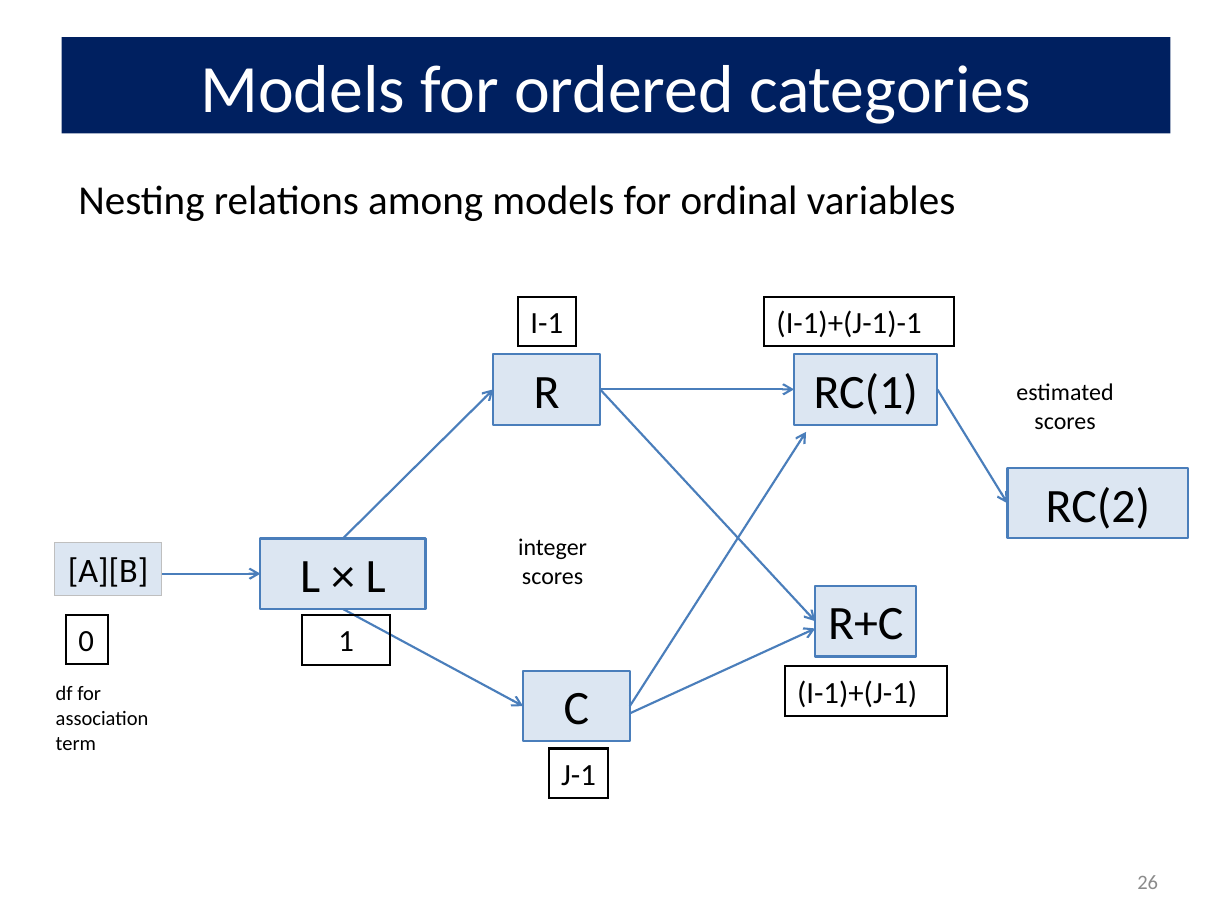
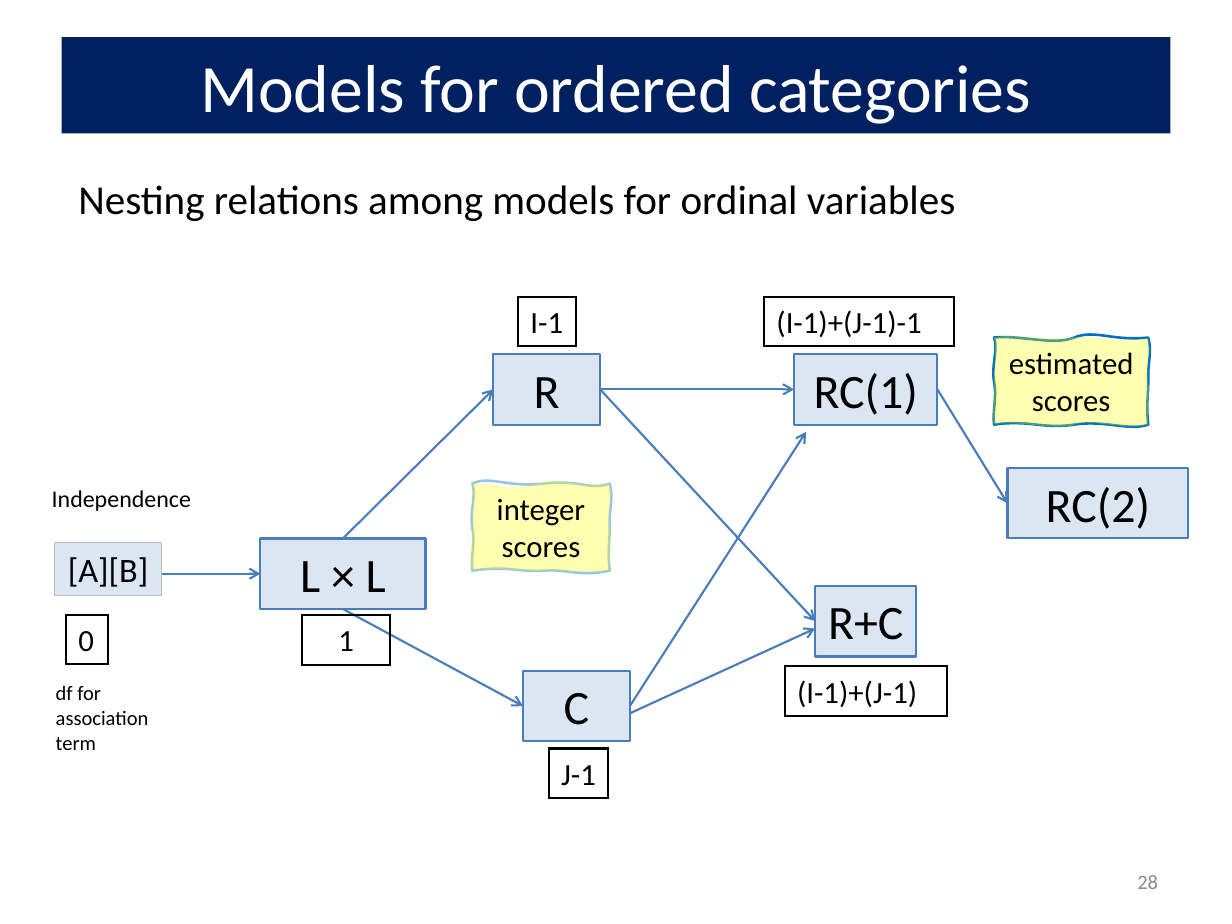
Before and after one commit to friendly/psy6136, a slide deck: slide 28 of docs/lectures/08-Loglin2.pptx (slide 26 before the commit). Drawn at 1232x924 pixels with LibreOffice and Linux fonts; fonts in the diff are those of the drawing. Boxes give left, top, right and bottom in pixels: in the first picture for what was removed or moved away, otherwise in the second. Text is boxed around its words. In the diff, an @@ line names an element or a change of style, - is before the commit and + after.

```diff
--- a/docs/lectures/08-Loglin2.pptx
+++ b/docs/lectures/08-Loglin2.pptx
@@ freeform shape added at [994, 338, 1148, 425], fill #FFFF00 at 30% opacity, outline #0070C0 1.5 pt, 18 pt, text #000000 @@
+estimated scores
@@ text removed at [1016, 383, 1113, 429] @@
-estimated scores
@@ text added at [52, 490, 191, 511], 14 pt, text #000000 @@
+Independence
@@ freeform shape added at [472, 484, 609, 572], fill #FFFF00 at 30% opacity, outline #0070C0 1.5 pt, 18 pt, text #000000 @@
+integer scores
@@ text removed at [518, 538, 587, 584] @@
-integer scores
@@ page number at [1137, 875, 1158, 889]: text changed @@
-26
+28
```
Also in this commit, not shown: 30 other slides changed, 3 slides added, 26 other files.
